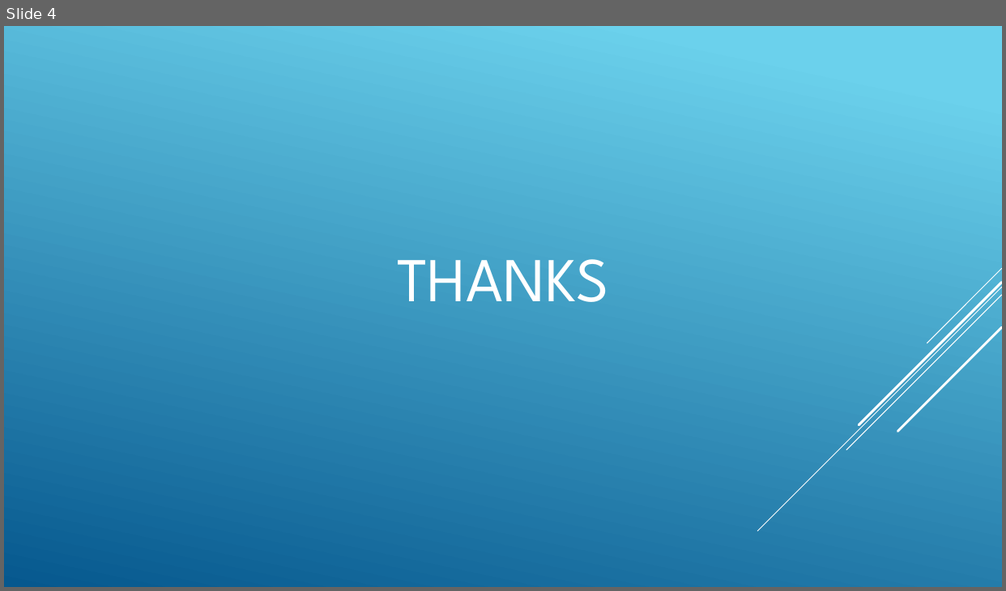
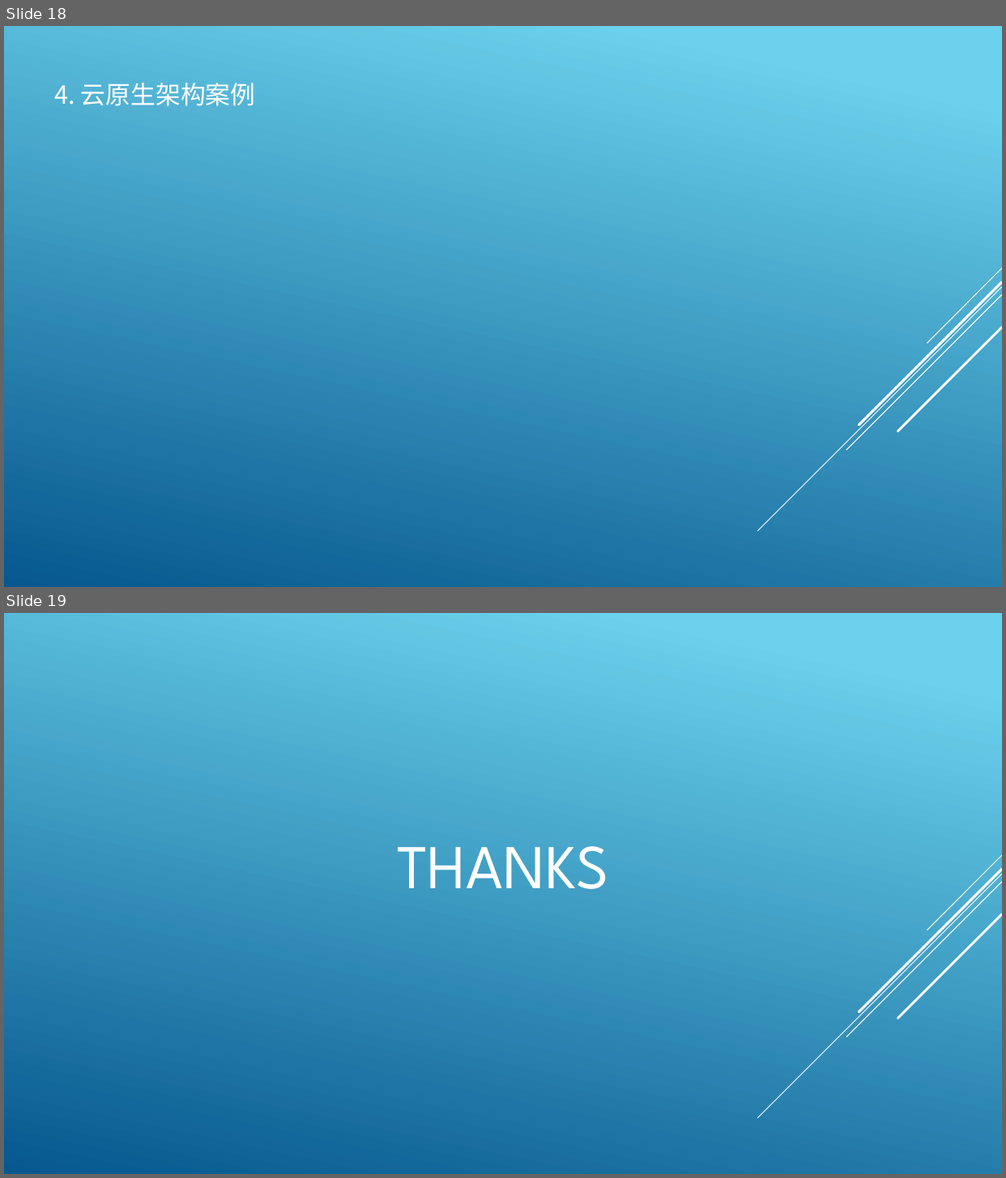
Before and after one commit to tank520/MyNote, a slide deck: 02 软件开发/04 框架/99 架构/云原生技术架构.pptx. Shown one above the other, each under a label of ours: slide 4 before the commit, slides 18 and 19 after it. The pictures are 1006x591 and 1006x1178 pixels, drawn with LibreOffice and Linux fonts; fonts in the diff are those of the drawing. Boxes give left, top, right and bottom in pixels: in the first picture for what was removed or moved away, otherwise in the second. Text is boxed around its words. In the diff, an @@ line names an element or a change of style, - is before the commit and + after.

```diff
--- a/02 软件开发/04 框架/99 架构/云原生技术架构.pptx
+++ b/02 软件开发/04 框架/99 架构/云原生技术架构.pptx
@@ slide 18 added at (4,26,1002,587), background gradient #6ED2EB to #06588E; not listed: 5 template elements that a slide beside it also shows @@
@@ text added at (54,83,256,106), 24 pt, text #FFFFFF @@
+4. 云原生架构案例
@@ what was slide 4 is now slide 19 @@
```
Also in this commit, not shown: 2 slides changed, 14 other slides added.
